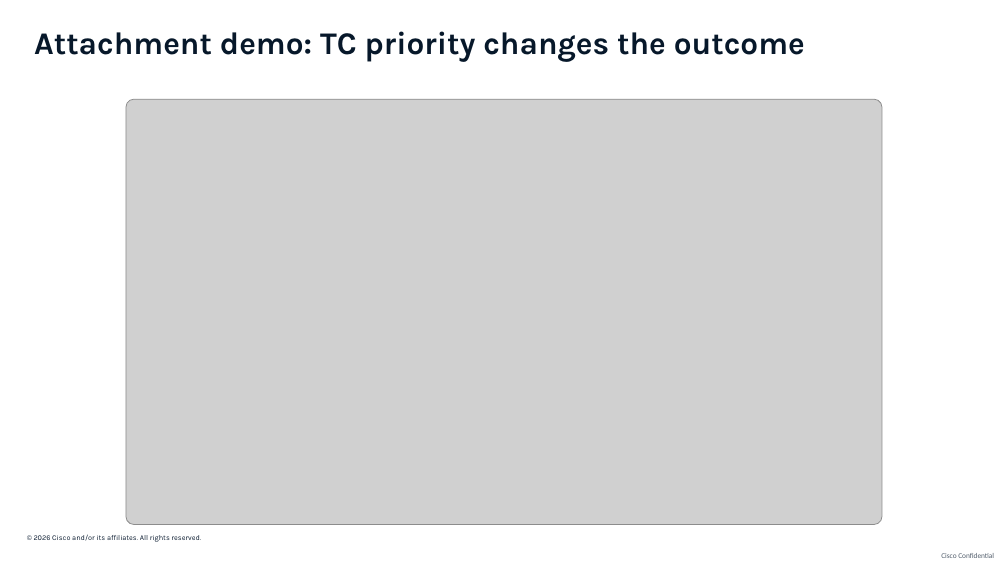
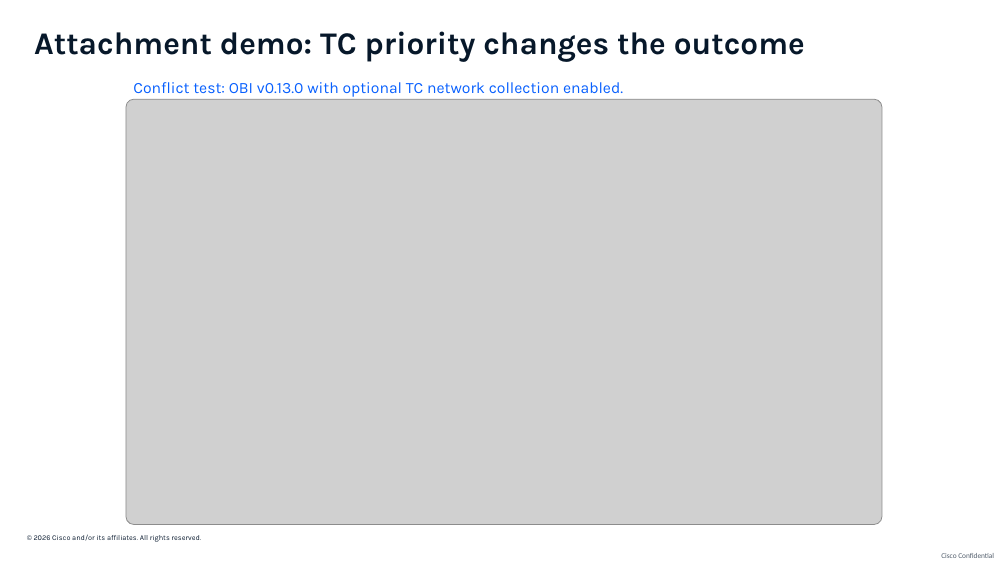
Before and after one commit to ajimenez1503/cilium-obi-demo, a slide deck: slide 14 of slides/cilium-obi-session-deck-latest.pptx. Drawn at 1008x567 pixels with LibreOffice and Linux fonts; fonts in the diff are those of the drawing; grey boxes stand for pictures; background and template pictures are left out. Boxes give left, top, right and bottom in pixels: in the first picture for what was removed or moved away, otherwise in the second. Text is boxed around its words. In the diff, an @@ line names an element or a change of style, - is before the commit and + after.

```diff
--- a/slides/cilium-obi-session-deck-latest.pptx
+++ b/slides/cilium-obi-session-deck-latest.pptx
@@ text added at (x1=133, y1=82, x2=623, y2=97), 15 pt, text #0860FE @@
+Conflict test: OBI v0.13.0 with optional TC network collection enabled.
```
Also in this commit, not shown: 4 other slides changed, 2 other files.
